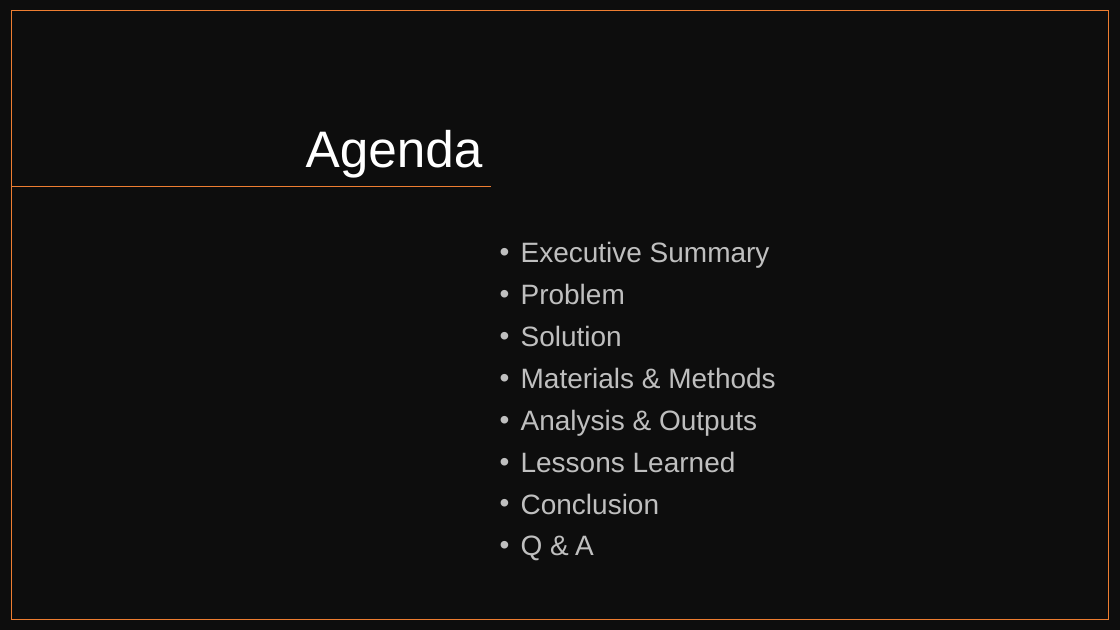
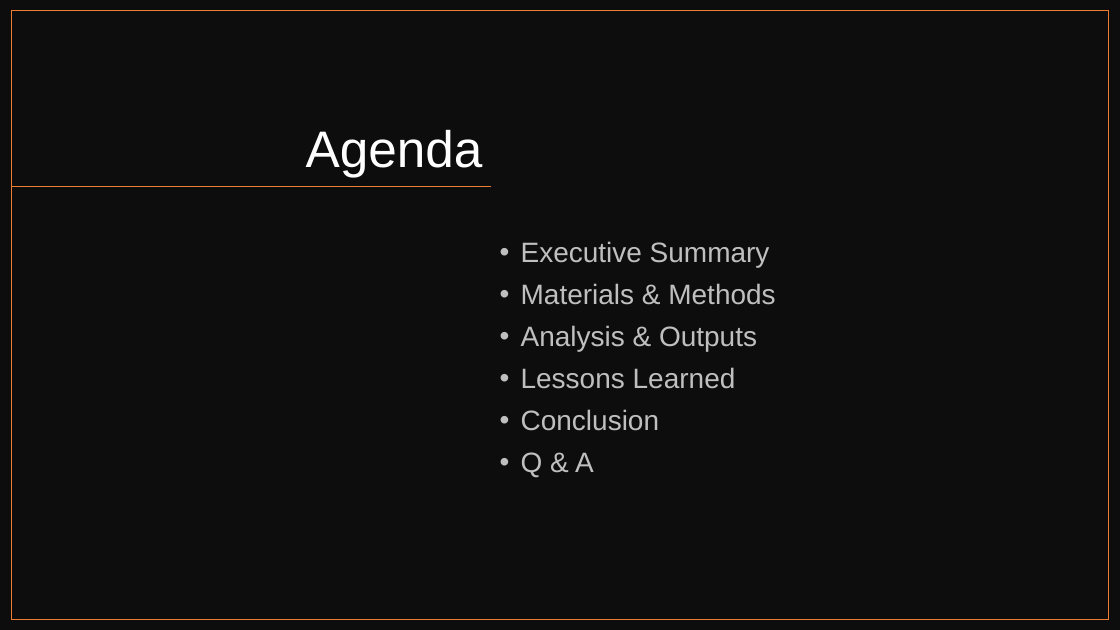
Before and after one commit to harithmd1/project1_group2, a slide deck: slide 2 of MACD_Indicators_Group_2.pptx. Drawn at 1120x630 pixels with LibreOffice and Linux fonts; fonts in the diff are those of the drawing. Boxes give left, top, right and bottom in pixels: in the first picture for what was removed or moved away, otherwise in the second. Text is boxed around its words. In the diff, an @@ line names an element or a change of style, - is before the commit and + after.

```diff
--- a/MACD_Indicators_Group_2.pptx
+++ b/MACD_Indicators_Group_2.pptx
@@ text at bbox=[521, 283, 625, 347]: paragraphs removed @@
-• Problem
-• Solution
```
Also in this commit, not shown: 12 other slides changed, 3 slides added, 1 slide removed.
